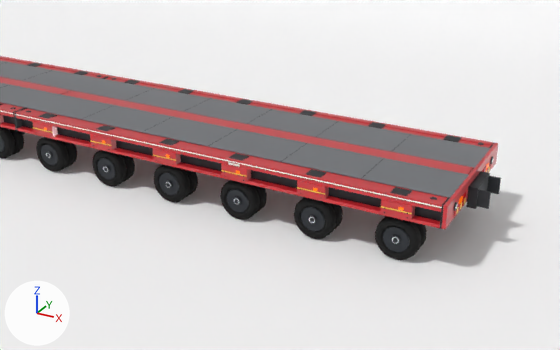
What one commit did to the Blender file art/blender/mmi-tractor-detailed.blend.
Both versions are drawn from a camera (50 mm lens) standing at (20.95, -12.02, 6.37) and looking at (15.65, -2.39, 1.55). Lighting does not change. The marker at lower left points along +X, +Y and +Z. The older version comes first.

In view in the first picture: 'studio_floor', 'trailer_endboard', 'trailer_module_1', 'trailer_module_2', 'trailer_wheel_06_L', 'trailer_wheel_07_L', 'trailer_wheel_08_L', 'trailer_wheel_09_L', 'trailer_wheel_10_L', 'trailer_wheel_11_L', 'trailer_wheel_12_L' and 1 more.
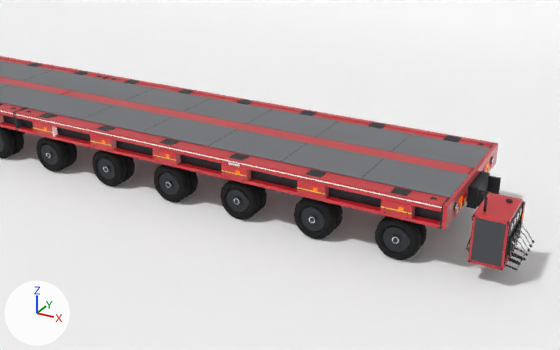
Commit message: Trailer: hydraulic power pack on the rear end plate

Pixel boxes (x1, y1, x2, y2) of what changed, in the pictures (560 x 350 px):
'trailer_power_pack', added: after (466, 192, 535, 271)
    faces in mat_mmi_ppu_grey (dark grey #42454a): (471, 205, 521, 267)
    faces in mat_mmi_trailer_red (red #c9202a): (468, 192, 523, 270)
    faces in mat_mmi_trailer_dark_steel (dark grey #2a2d31): (468, 192, 522, 265)
    faces in mat_mmi_black_plastic (black #17181a): (466, 201, 535, 270)
    faces in mat_mmi_chrome (white #e4e7ea): (509, 208, 533, 258)

The change, as a list of edits to the scene's bpy script:
```text
Add mat_mmi_plate_white:
    mat_mmi_plate_white = principled_material('mmi_plate_white')
    mat_mmi_plate_white.base_color = (0.839, 0.839, 0.791)  # white #ecece6
    mat_mmi_plate_white.roughness = 0.35
Add mat_mmi_ppu_grey:
    mat_mmi_ppu_grey = principled_material('mmi_ppu_grey')
    mat_mmi_ppu_grey.base_color = (0.055, 0.06, 0.068)  # dark grey #42454a
    mat_mmi_ppu_grey.metallic = 0.2
    mat_mmi_ppu_grey.roughness = 0.55
Add mat_mmi_lens_clear:
    mat_mmi_lens_clear = principled_material('mmi_lens_clear')
    mat_mmi_lens_clear.base_color = (0.815, 0.855, 0.888)  # white #e9eef2
    mat_mmi_lens_clear.roughness = 0.05
    mat_mmi_lens_clear.specular_ior_level = 1.0
Add mat_mmi_black_plastic:
    mat_mmi_black_plastic = principled_material('mmi_black_plastic')
    mat_mmi_black_plastic.base_color = (0.00857, 0.00913, 0.0103)  # black #17181a
    mat_mmi_black_plastic.roughness = 0.62
Add me_trailer_power_pack_001:
    me_trailer_power_pack_001.from_pydata(...)  # 1038 vertices, 698 faces; spans x 18.331..19.276, y -1.484..-0.5, z 0.266..1.473
    me_trailer_power_pack_001.polygons.foreach_set('use_smooth', [True] * 698)
    me_trailer_power_pack_001.materials.append(mat_mmi_ppu_grey)  # dark grey #42454a
    me_trailer_power_pack_001.materials.append(mat_mmi_trailer_red)  # red #c9202a
    me_trailer_power_pack_001.materials.append(mat_mmi_trailer_dark_steel)  # dark grey #2a2d31
    me_trailer_power_pack_001.materials.append(mat_mmi_chrome)  # white #e4e7ea
    me_trailer_power_pack_001.materials.append(mat_mmi_plate_white)  # white #ecece6
    me_trailer_power_pack_001.materials.append(mat_mmi_black_plastic)  # black #17181a
    me_trailer_power_pack_001.materials.append(mat_mmi_lens_clear)  # white #e9eef2
    me_trailer_power_pack_001.materials.append(mat_mmi_lens_amber)  # orange #ff7a00, glowing orange #ff6a00
    me_trailer_power_pack_001.materials.append(mat_mmi_lens_red)  # red #b0101a
Add ob_trailer_power_pack:
    ob_trailer_power_pack = bpy.data.objects.new('trailer_power_pack', me_trailer_power_pack_001)
    ob_trailer_power_pack.parent = ob_mmi_trailer_modular_root
    ob_trailer_power_pack.location = (-7.633, -0.0015, 0.0)
    _m = ob_trailer_power_pack.modifiers.new('Bevel', 'BEVEL')
    _m.width = 0.004
    _m.width_pct = 0.004
    _m.segments = 2
    _m.angle_limit = 0.611
    _m = ob_trailer_power_pack.modifiers.new('WeightedNormal', 'WEIGHTED_NORMAL')
    _m.keep_sharp = True
```
